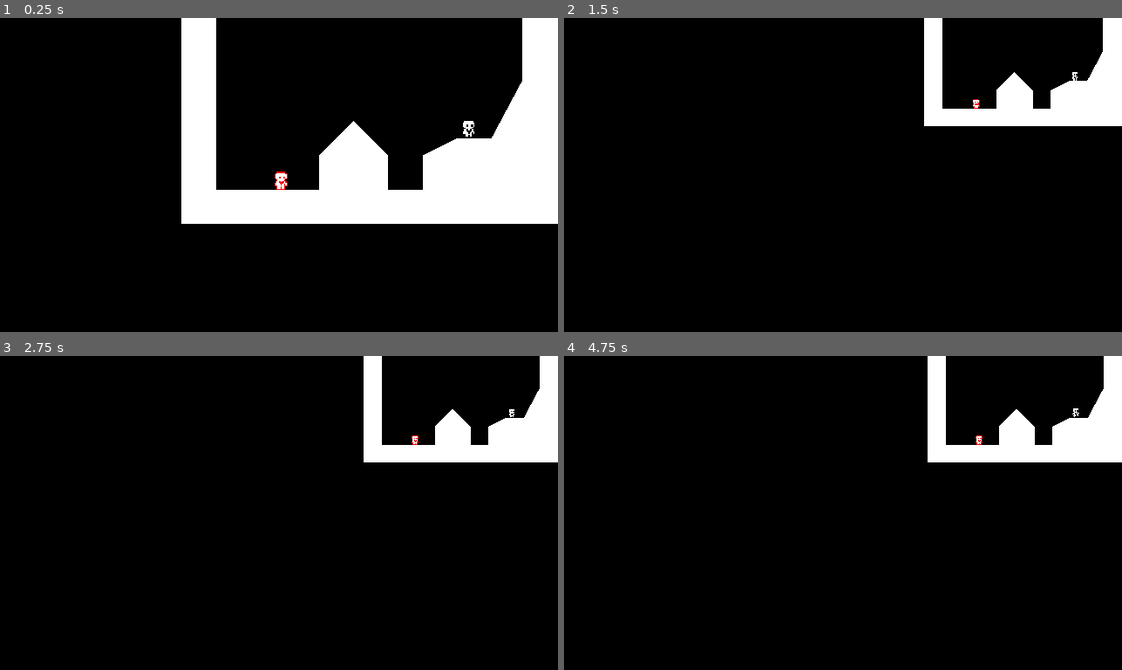
Above: before the commit, frames 1-4 (two rows, left to right).
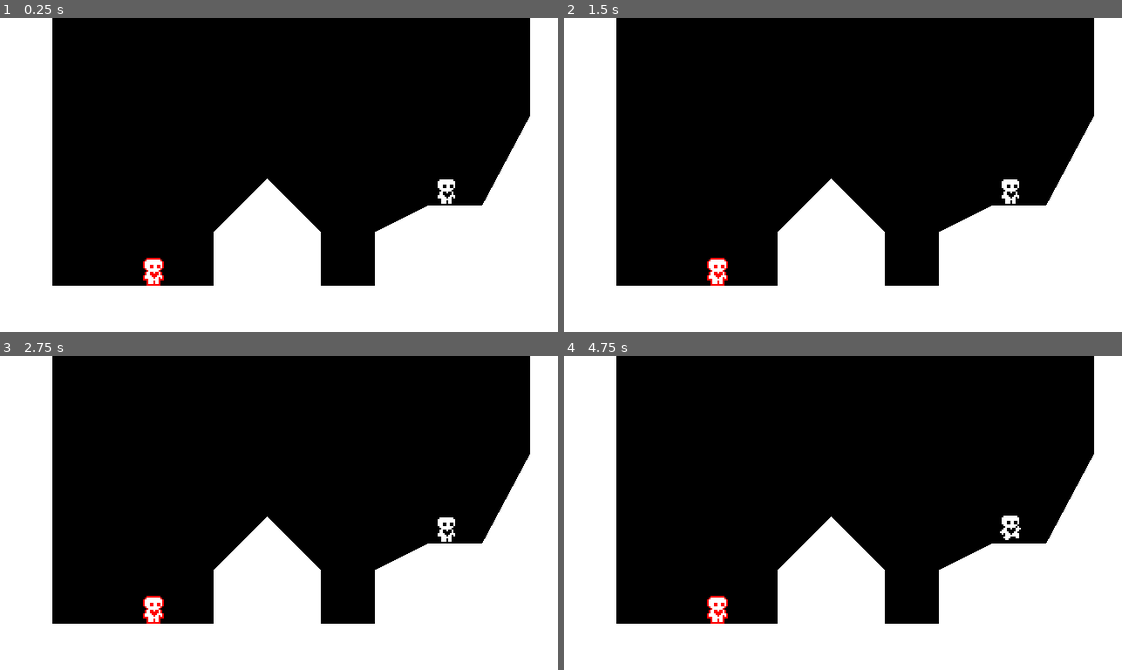
Above: after the commit, the same moments.

Repository: lance-374/TeamADHD
Game: Godot game, scene res://test_level.tscn
Same seed, same stepped clock (60 frames per second), same inputs: the game is played once before the commit and once after it.
Inputs:
- Up to frame 1 (0.25 s): no input
- Up to frame 2 (1.5 s): no input
- Up to frame 3 (2.75 s): no input
- Up to frame 4 (4.75 s): tap Enter at 3.5 s; tap Space at 4.25 s

The runs differ from the first frame. In frame 1, 46% of the frame differs, in the area x 0-100%, y 0-100%; in frame 2, 43%; in frame 3, 43%; in frame 4, 43%.
Error after the commit: Attempt to call function 'init_health' in base 'null instance' on a null instance. (res://player.gd:101)

Commit message:
Fixed health bar

Diff:
--- a/player.gd
+++ b/player.gd
@@ -92,3 +92,18 @@
 
 	if not is_on_floor():
 		animated_sprite_2d.play("jump")
+
+#HEALTH BAR
+@onready var healthbar = $Hpbar
+
+func _ready():
+	var health = 100
+	healthbar.init_health(health)
+
+#func _set_health(value):
+#    super._set_health(value)
+#    healthbar.health = health
+
+#func _on_hurtbox_area_entered(area):
+#    health -= 1
+#    got_hit_anim_player.play("got_hit")
--- a/player1.tscn
+++ b/player1.tscn
@@ -1,7 +1,8 @@
-[gd_scene load_steps=13 format=3 uid="uid://d2sdarwcyh0lv"]
+[gd_scene load_steps=14 format=3 uid="uid://d2sdarwcyh0lv"]
 
 [ext_resource type="Script" path="res://player.gd" id="1_q2q8i"]
 [ext_resource type="Texture2D" uid="uid://cj5h56ar0h5rv" path="res://player1.png" id="2_s2vkv"]
+[ext_resource type="PackedScene" path="res://Hpbar.tscn" id="3_btb1p"]
 
 [sub_resource type="RectangleShape2D" id="RectangleShape2D_5k34a"]
 size = Vector2(8, 16)
@@ -97,3 +98,9 @@
 
 [node name="Muzzle" type="Marker2D" parent="."]
 position = Vector2(0, -8)
+
+[node name="Hpbar" parent="." instance=ExtResource("3_btb1p")]
+offset_left = -8.0
+offset_top = -21.0
+offset_right = 8.0
+offset_bottom = -20.0
--- a/player2.tscn
+++ b/player2.tscn
@@ -1,7 +1,8 @@
-[gd_scene load_steps=13 format=3 uid="uid://dgaoedv8knbnh"]
+[gd_scene load_steps=14 format=3 uid="uid://dgaoedv8knbnh"]
 
 [ext_resource type="Script" path="res://player.gd" id="1_0w3dg"]
 [ext_resource type="Texture2D" uid="uid://cygn4xury3jvp" path="res://player2.png" id="2_yemdy"]
+[ext_resource type="PackedScene" uid="uid://c64gbkb52wxj0" path="res://Hpbar.tscn" id="3_rlvt7"]
 
 [sub_resource type="RectangleShape2D" id="RectangleShape2D_5k34a"]
 size = Vector2(8, 16)
@@ -98,3 +99,9 @@
 
 [node name="Muzzle" type="Marker2D" parent="."]
 position = Vector2(0, -8)
+
+[node name="Hpbar" parent="." instance=ExtResource("3_rlvt7")]
+offset_left = -8.0
+offset_top = -20.0
+offset_right = 8.0
+offset_bottom = -19.0
--- a/test_level.gd
+++ b/test_level.gd
@@ -8,10 +8,10 @@
 func _ready():
 	RenderingServer.set_default_clear_color(Color.BLACK)
 	polygon_2d.polygon = collision_polygon_2d.polygon
-	$MultiTargetCamera2D.add_target($Player1)
-	$MultiTargetCamera2D.add_target($Player2)
-
-	$MultiTargetCamera2D.limit_left = 0 #r.position.x * $TileMap.tile_set.tile_size.x
-	$MultiTargetCamera2D.limit_right = 336 #r.end.x * $TileMap.tile_set.tile_size.x
-	$MultiTargetCamera2D.limit_bottom = 184 #r.end.y * $TileMap.tile_set.tile_size.y
-	$MultiTargetCamera2D.limit_top = 0 #r.position.y * $TileMap.tile_set.tile_size.y
+	#$MultiTargetCamera2D.add_target($Player1)
+	#$MultiTargetCamera2D.add_target($Player2)
+	#
+	#$MultiTargetCamera2D.limit_left = 0 #r.position.x * $TileMap.tile_set.tile_size.x
+	#$MultiTargetCamera2D.limit_right = 336 #r.end.x * $TileMap.tile_set.tile_size.x
+	#$MultiTargetCamera2D.limit_bottom = 184 #r.end.y * $TileMap.tile_set.tile_size.y
+	#$MultiTargetCamera2D.limit_top = 0 #r.position.y * $TileMap.tile_set.tile_size.y
--- a/test_level.tscn
+++ b/test_level.tscn
@@ -1,9 +1,8 @@
-[gd_scene load_steps=6 format=3 uid="uid://dqw1k52kx64o8"]
+[gd_scene load_steps=5 format=3 uid="uid://dqw1k52kx64o8"]
 
 [ext_resource type="Script" path="res://test_level.gd" id="1_xxfwk"]
 [ext_resource type="PackedScene" uid="uid://d2sdarwcyh0lv" path="res://player1.tscn" id="2_0fdpx"]
 [ext_resource type="PackedScene" uid="uid://dgaoedv8knbnh" path="res://player2.tscn" id="3_75bxa"]
-[ext_resource type="PackedScene" uid="uid://cowuxagin5i37" path="res://multi_target_camera_2d.tscn" id="4_kdqy6"]
 
 [sub_resource type="RectangleShape2D" id="RectangleShape2D_sufqo"]
 size = Vector2(285, 21)
@@ -29,5 +28,3 @@
 
 [node name="Player2" parent="." groups=["players"] instance=ExtResource("3_75bxa")]
 position = Vector2(88, 144)
-
-[node name="MultiTargetCamera2D" parent="." instance=ExtResource("4_kdqy6")]
